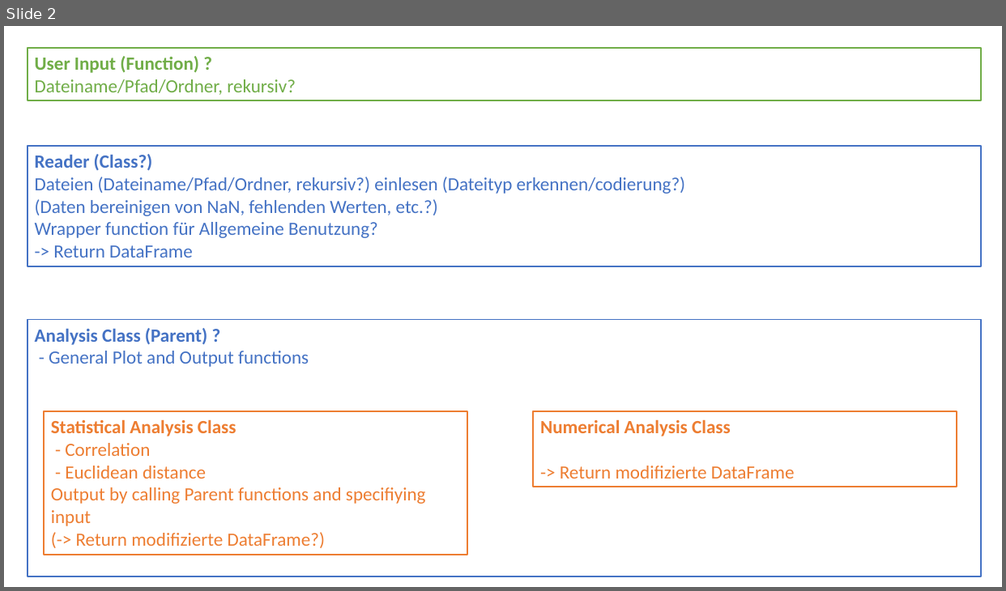
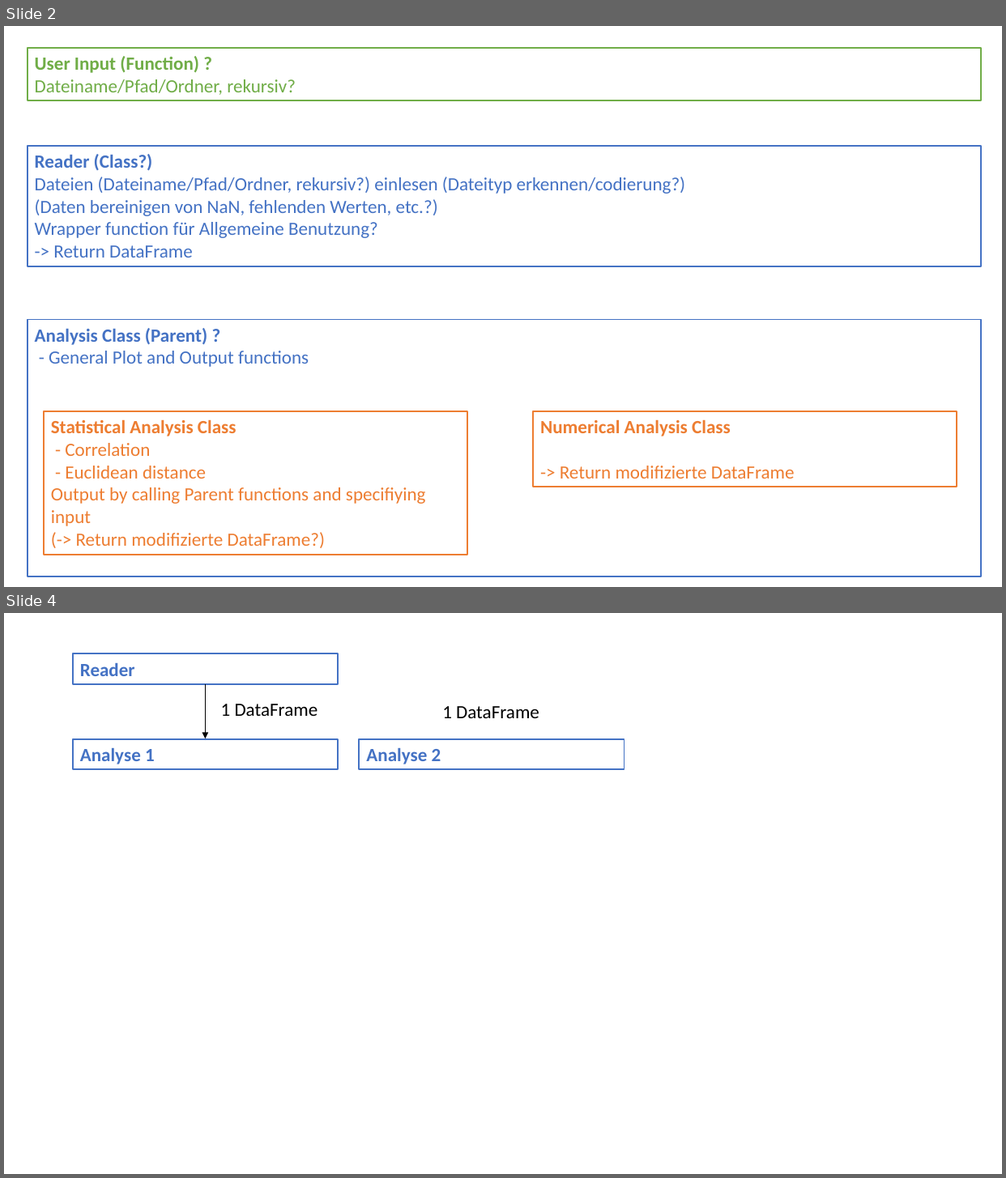
Before and after one commit to GwydionJon/Group_1_Developing_Scientific_Software, a slide deck: Task2/Programm_Sketch_Tobias.pptx. Shown one above the other, each under a label of ours: slide 2 before the commit, slides 2 and 4 after it; the slides between them are not shown. The pictures are 1006x591 and 1006x1178 pixels, drawn with LibreOffice and Linux fonts; fonts in the diff are those of the drawing. Boxes give left, top, right and bottom in pixels: in the first picture for what was removed or moved away, otherwise in the second. Text is boxed around its words. In the diff, an @@ line names an element or a change of style, - is before the commit and + after.

```diff
--- a/Task2/Programm_Sketch_Tobias.pptx
+++ b/Task2/Programm_Sketch_Tobias.pptx
@@ slide 4 added at (x1=4, y1=613, x2=1002, y2=1174), background #FFFFFF @@
@@ rectangle added at (x1=73, y1=654, x2=338, y2=684), outline #4472C4 1.5 pt, 18 pt, text #4472C4, bold @@
+Reader
@@ arrow added from (206, 684) to (206, 739), #000000 0.5 pt @@
@@ text added at (x1=221, y1=704, x2=318, y2=716), 18 pt, text #000000 @@
+1 DataFrame
@@ text added at (x1=442, y1=706, x2=539, y2=718), 18 pt, text #000000 @@
+1 DataFrame
@@ rectangle added at (x1=73, y1=739, x2=338, y2=769), outline #4472C4 1.5 pt, 18 pt, text #4472C4, bold @@
+Analyse 1
@@ rectangle added at (x1=359, y1=739, x2=624, y2=769), outline #4472C4 1.5 pt, 18 pt, text #4472C4, bold @@
+Analyse 2
```
Also in this commit, not shown: 1 slide changed, 1 other slide added, 1 other file.
